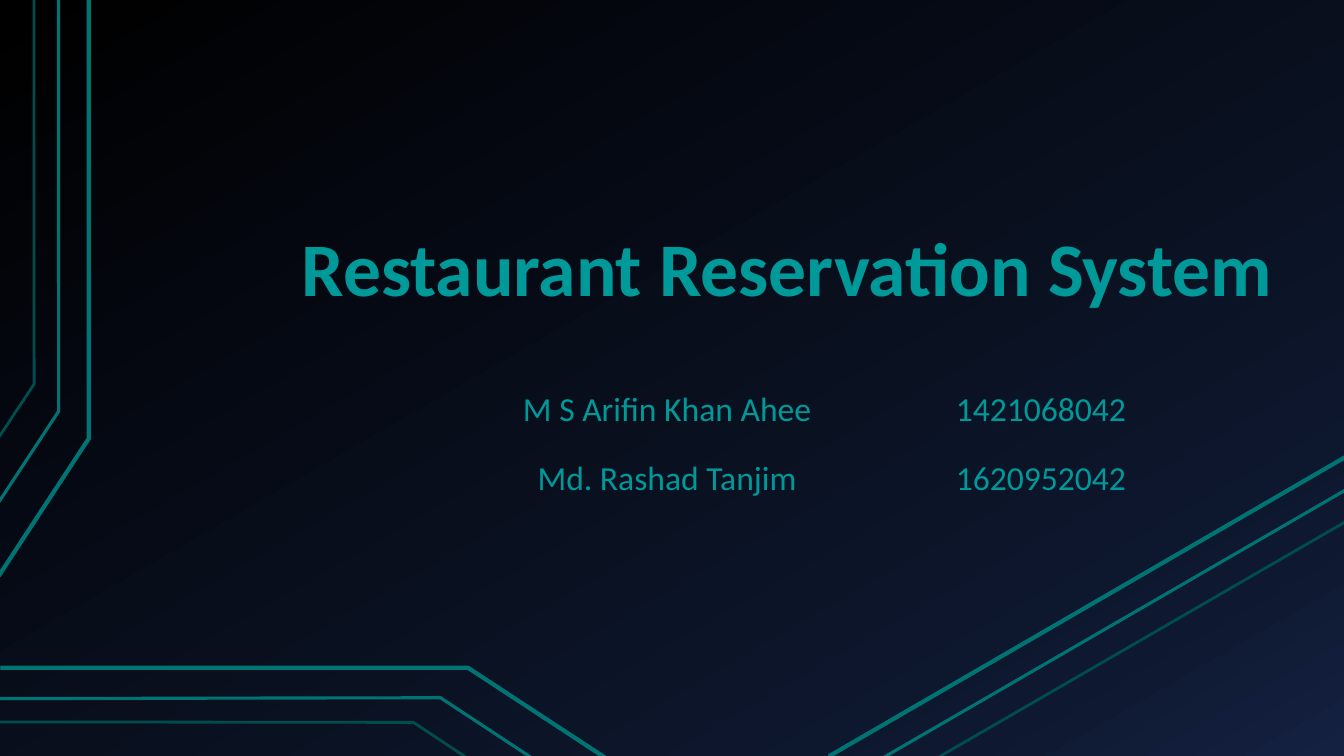
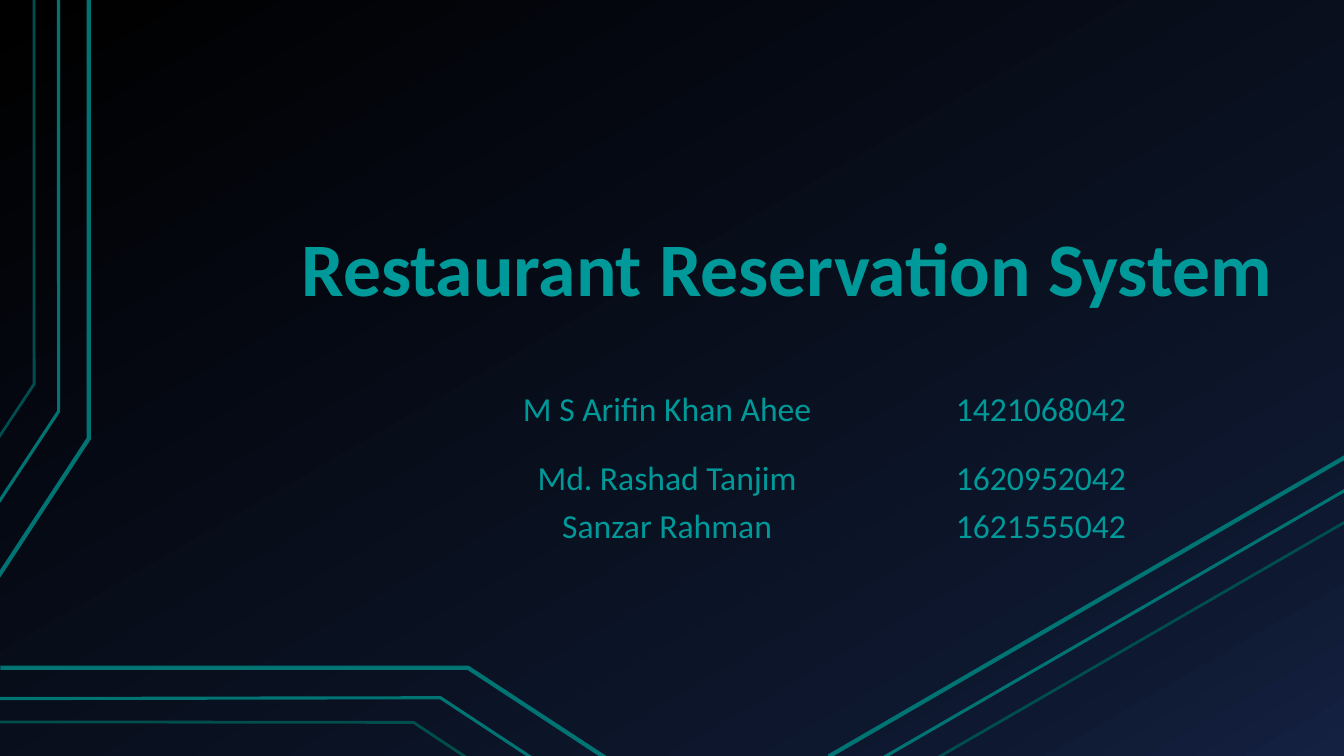
Before and after one commit to SanzarRehman/Book-My-Table-App, a slide deck: slide 1 of Documentation/Slide 1.pptx. Drawn at 1344x756 pixels with LibreOffice and Linux fonts; fonts in the diff are those of the drawing. Boxes give left, top, right and bottom in pixels: in the first picture for what was removed or moved away, otherwise in the second. Text is boxed around its words. In the diff, an @@ line names an element or a change of style, - is before the commit and + after.

```diff
--- a/Documentation/Slide 1.pptx
+++ b/Documentation/Slide 1.pptx
@@ table at [504, 379, 1252, 615] @@
-row 2: Md. Rashad Tanjim | 1620952042
+row 2: Md. Rashad Tanjim / Sanzar Rahman | 1620952042 / 1621555042
+row 3:  | 
```
